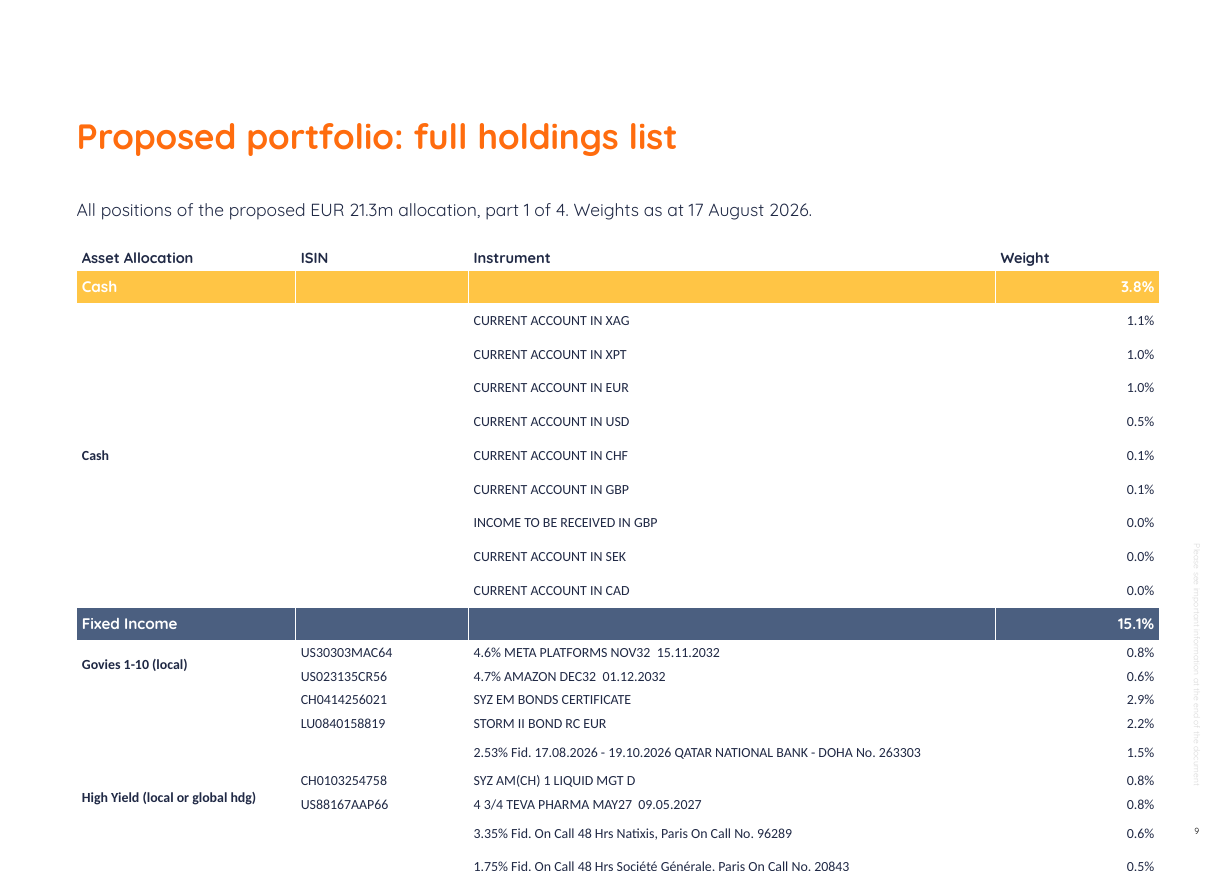
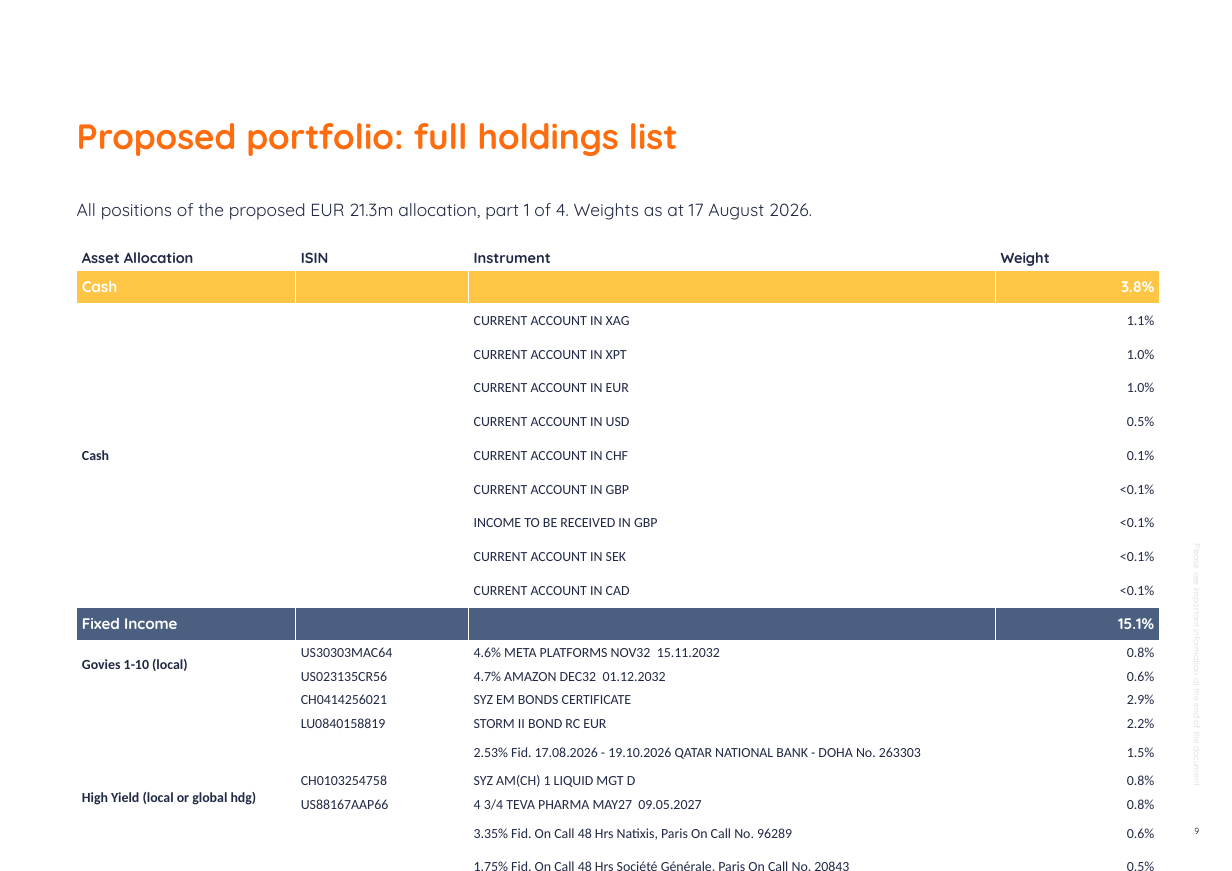
Before and after one commit to jb-db05/Investment_Proposal, a slide deck: slide 9 of investment-proposal-builder/work/example_output_deck.pptx. Drawn at 1232x871 pixels with LibreOffice and Linux fonts; fonts in the diff are those of the drawing; background and template pictures are left out. Boxes give left, top, right and bottom in pixels: in the first picture for what was removed or moved away, otherwise in the second. Text is boxed around its words. In the diff, an @@ line names an element or a change of style, - is before the commit and + after.

```diff
--- a/investment-proposal-builder/work/example_output_deck.pptx
+++ b/investment-proposal-builder/work/example_output_deck.pptx
@@ table at (x1=77, y1=247, x2=1160, y2=844) @@
-row 8, column 4: 0.1%
+row 8, column 4: <0.1%
-row 9, column 4: 0.0%
+row 9, column 4: <0.1%
-row 10, column 4: 0.0%
+row 10, column 4: <0.1%
-row 11, column 4: 0.0%
+row 11, column 4: <0.1%
```
Also in this commit, not shown: 7 other slides changed, 5 slides removed, 8 other files.
